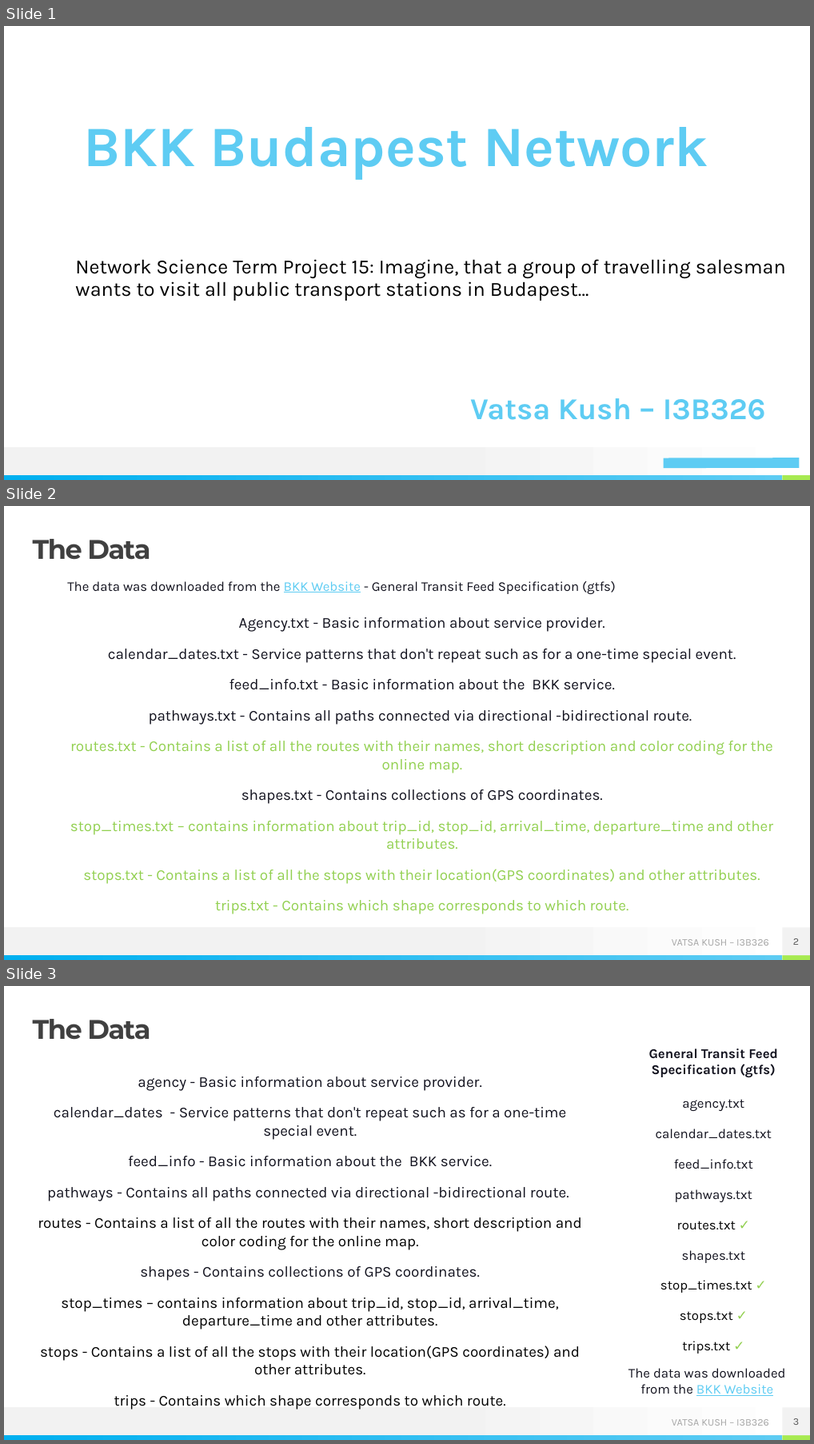
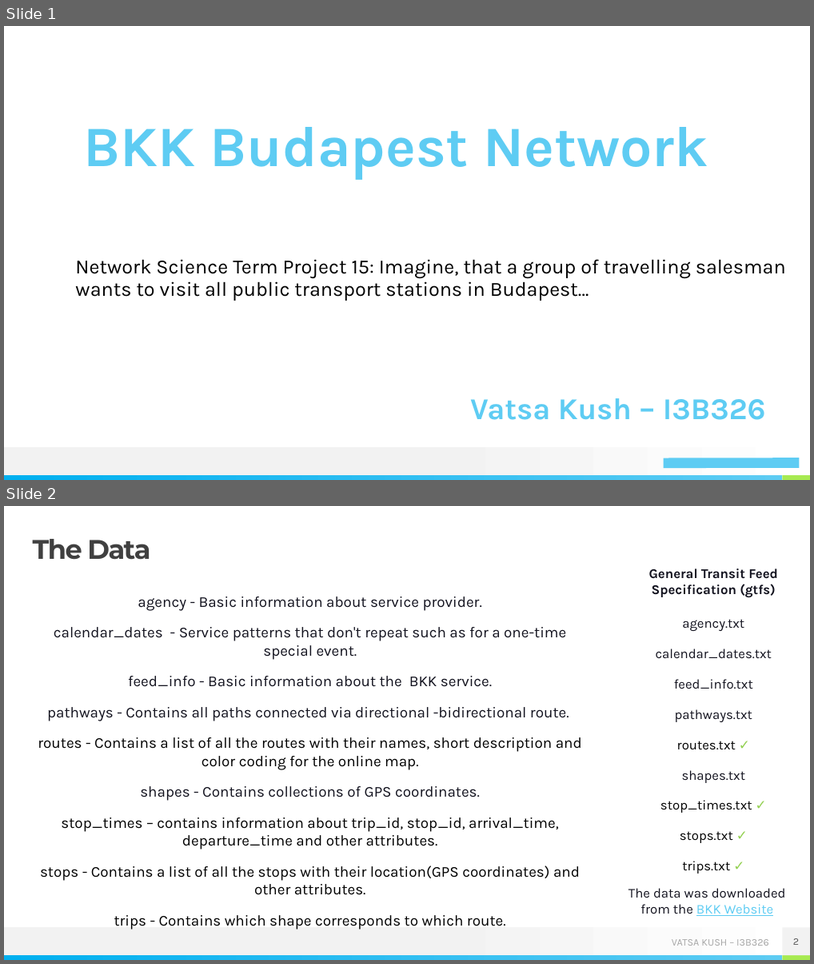
Before and after one commit to kushvatsa/ns_bkk_15, a slide deck: 15_I3B326_Vatsa_Kush.pptx. Shown one above the other, each under a label of ours: slides 1, 2 and 3 before the commit, slides 1 and 2 after it. The pictures are 814x1444 and 814x964 pixels, drawn with LibreOffice and Linux fonts; fonts in the diff are those of the drawing. Boxes give left, top, right and bottom in pixels: in the first picture for what was removed or moved away, otherwise in the second. Text is boxed around its words. In the diff, an @@ line names an element or a change of style, - is before the commit and + after.

Commit message:
data tables saved and images

```diff
--- a/15_I3B326_Vatsa_Kush.pptx
+++ b/15_I3B326_Vatsa_Kush.pptx
@@ slide 2 removed at bbox=[4, 506, 810, 960], background #FFFFFF; not listed: 4 template elements that a slide beside it also shows @@
@@ title removed at bbox=[33, 539, 150, 560] @@
-The Data
@@ text removed at bbox=[67, 581, 616, 594] @@
-The data was downloaded from the BKK Website - General Transit Feed Specification (gtfs)
@@ text removed at bbox=[70, 617, 774, 914] @@
-Agency.txt - Basic information about service provider.
-calendar_dates.txt - Service patterns that don't repeat such as for a one-time special event.
-feed_info.txt - Basic information about the BKK service.
-pathways.txt - Contains all paths connected via directional -bidirectional route.
-routes.txt - Contains a list of all the routes with their names, short description and color coding for the online map.
-shapes.txt - Contains collections of GPS coordinates.
-stop_times.txt – contains information about trip_id, stop_id, arrival_time, departure_time and other attributes.
-stops.txt - Contains a list of all the stops with their location(GPS coordinates) and other attributes.
-trips.txt - Contains which shape corresponds to which route.
@@ page number removed at bbox=[782, 927, 810, 955] @@
-2
@@ what was slide 3 is now slide 2 @@
@@ page number at bbox=[794, 938, 799, 944]: text changed @@
-3
+2
```
Also in this commit, not shown: 5 slides changed, 6 slides added, 4 other slides removed, 9 other files.
